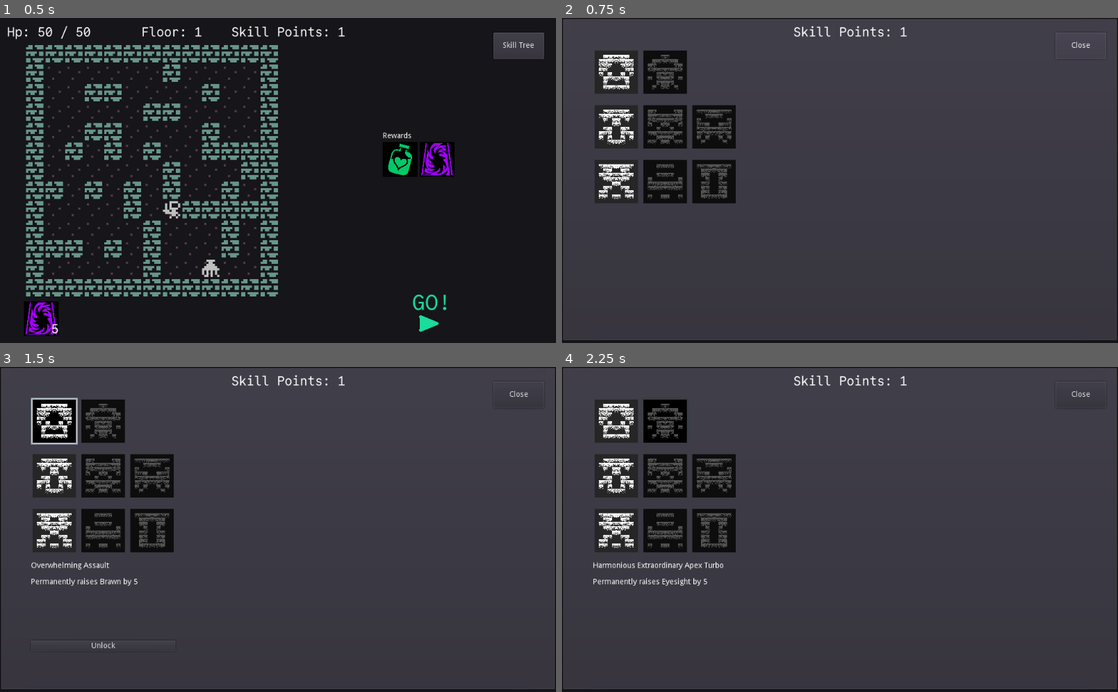
Above: before the commit, frames 1-4 (two rows, left to right).
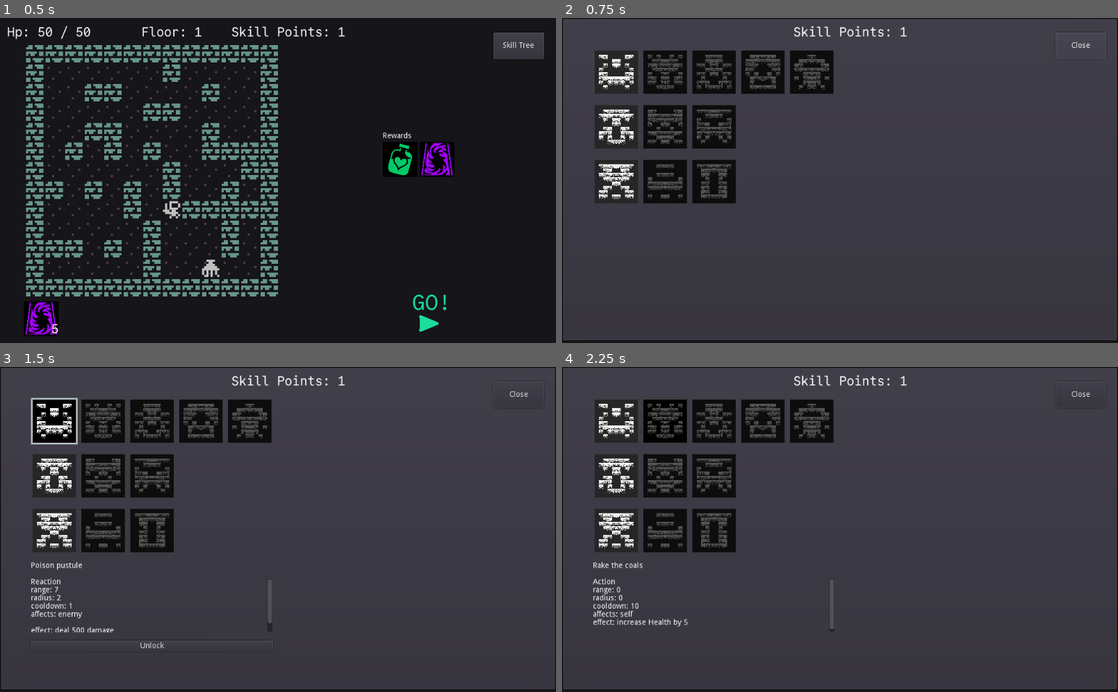
Above: after the commit, the same moments.

Repository: redxaxder/7DRL2024
Game: Godot game, scene res://main.tscn
The game is run twice, just before and just after one commit, with the same random seed, the same clock (stepped at 60 frames per second) and the same inputs.
Inputs (mouse positions are in pixels of both pictures, inside the frame that each line leads up to):
- Up to frame 1 (0.5 s): no input
- Up to frame 2 (0.75 s): click "Skill Tree" at 0.5 s
- Up to frame 3 (1.5 s): click (55, 422) at 1.27 s
- Up to frame 4 (2.25 s): click (667, 422) at 2.02 s

Frame 1 is identical in both runs. In frame 2, 3.1% of the frame differs, in the area x 6-49%, y 10-24%; in frame 3, 3.9%; in frame 4, 3.9%, in the area x 5-49%, y 10-82%.

Commit message:
Working on skills

Diff:
--- a/data/combat_model/Elements.gd
+++ b/data/combat_model/Elements.gd
@@ -2,7 +2,7 @@
 
 class_name Elements
 
-enum Kind {Physical, Fire, Ice, Poison}
+enum Kind {Physical, Fire, Ice, Poison, None}
 
 const ATTACK = [ Stat.Kind.Physical, Stat.Kind.Fire, Stat.Kind.Ice, Stat.Kind.Poison ]
 const DEFENSE = [ Stat.Kind.PhysicalResist, Stat.Kind.FireResist, Stat.Kind.IceResist, Stat.Kind.PoisonResist ]
--- a/data/encounter/EncEvent.gd
+++ b/data/encounter/EncEvent.gd
@@ -76,7 +76,18 @@
 	set_actor(evt, source)
 	evt.timestamp = timestamp
 	evt.is_crit = is_crit
-	evt.damage = max(1,damage)
+
+	var modified_damage = float(damage)
+
+	var attack_stat = Elements.ATTACK[element]
+	var attack_bonus = float(source.stats.get_modified_stat(attack_stat))
+	var source_multiplier = attack_bonus / 100 + 1
+	modified_damage *= source_multiplier
+
+	var resist_multiplier = target.element_resist_multiplier(element)
+	modified_damage *= resist_multiplier
+
+	evt.damage = max(1,modified_damage)
 	evt.element = element
 	return evt
 
--- a/data/encounter/EncounterCore.gd
+++ b/data/encounter/EncounterCore.gd
@@ -26,11 +26,8 @@
 			var source = state.actors[event.actor_idx]
 			if event.damage > 0:
 				var target = state.actors[event.target_idx]
-	# warning-ignore:narrowing_conversion
-				var modified_damage = get_damage_with_element(state, event)
-				modified_damage = max(modified_damage,1)
 				var target_was_bloodied = (float(target.cur_hp) / float(target.stats.max_hp())) < 0.25
-				state.resolve_attack(event.target_idx, modified_damage)
+				state.resolve_attack(event.target_idx, event.damage)
 				var target_is_bloodied = (float(target.cur_hp) / float(target.stats.max_hp())) < 0.25
 				if !target.is_alive():
 					result.append(EncEvent.death_event(event.timestamp, source, target))
@@ -53,16 +50,6 @@
 static func use_ability(actor: CombatEntity, target: Vector2, ability: Ability, timestamp: float) -> Array: # [ EncounterEvent ]
 	if !actor.can_use_ability(ability, timestamp): return []
 	return [EncEvent.ability_event(timestamp, actor, ability, target, ability.effect.element)]
-
-static func get_damage_with_element(state: EncounterState, event: EncounterEvent) -> float:
-	assert(event.kind == EncounterEventKind.Kind.Damage)
-	var damage: float = float(event.damage)
-	assert(damage > 0)
-	var target = state.actors[event.target_idx]
-	var resist_multiplier = target.element_resist_multiplier(event.element)
-	damage *= resist_multiplier
-	assert(damage > 0)
-	return damage
 
 static func handle_ability_activation(state: EncounterState, event: EncounterEvent) -> Array: # [ EncounterEvent ]
 	var ability = event.ability
--- a/data/encounter/EncounterEvent.gd
+++ b/data/encounter/EncounterEvent.gd
@@ -36,4 +36,5 @@
 		"m": ab_name,
 		"an": actor_name,
 		"tn": target_name,
+		"el": Elements.Kind.keys()[element] + " " if true ||  element > 0 else ""
 	}
--- a/data/skills/SkillTree.gd
+++ b/data/skills/SkillTree.gd
@@ -175,6 +175,7 @@
 	# Deal 10 damage to an enemy in a 5 radius (4 cooldown)
 	append_and_create_ability({
 		"label": "Icy Clutch",
+		"element": Elements.Kind.Ice,
 		"trigger": SkillsCore.Trigger.Action,
 		"effect_type": SkillsCore.EffectType.Damage,
 		"ability_range": 0,
@@ -191,6 +192,65 @@
 
 	append_skill(create_ability_skill(aoe_test_ability), 1)
 
+	append_and_create_ability({
+		"label": "Poison pustule",
+		"element": Elements.Kind.Poison,
+		"row": 0,
+			# ***EFFECT***
+		"effect_type":	SkillsCore.EffectType.Damage,
+		"power":			500,
+			# ***EFFECT AIM***
+		"trigger_aim": 	SkillsCore.TriggerAim.Random,
+		"ability_range":  7,
+		"radius":			2,
+		"targets": 		SkillsCore.Target.Enemies,
+			# ***TRIGGER***
+		"trigger": 		SkillsCore.Trigger.Automatic,
+		"filter": 		Activation.Filter.Death,
+		"filter_actor": 	SkillsCore.Target.Enemies,
+		"cooldown_time":	1,
+	})
+
+	append_and_create_ability({
+		"label": "Rake the coals",
+		"element": Elements.Kind.Fire,
+		"row": 0,
+			# ***EFFECT***
+		"effect_type":	SkillsCore.EffectType.StatBuff,
+		"mod_stat": 		Stat.Kind.Health,
+		"power":			5,
+			# ***EFFECT AIM***
+		"trigger_aim": 	SkillsCore.TriggerAim.Self,
+		"ability_range":  0,
+		"radius":			0,
+		"targets": 		SkillsCore.Target.Self,
+			# ***TRIGGER***
+		"trigger": 		SkillsCore.Trigger.Action,
+		"filter": 		Activation.Filter.DamageReceived,
+		"filter_actor": 	SkillsCore.Target.Self,
+		"cooldown_time":	10,
+	})
+
+	append_and_create_ability({
+		"label": "Fiery Fire",
+		"element": Elements.Kind.Fire,
+		"row": 0,
+			# ***EFFECT***
+		"effect_type":	SkillsCore.EffectType.StatBuff,
+		"mod_stat": 		Stat.Kind.Accuracy,
+		"power":			20,
+			# ***EFFECT AIM***
+		"trigger_aim": 	SkillsCore.TriggerAim.Self,
+		"ability_range":  0,
+		"radius":			0,
+		"targets": 		SkillsCore.Target.Self,
+			# ***TRIGGER***
+		"trigger": 		SkillsCore.Trigger.Automatic,
+		"filter": 		Activation.Filter.Movement,
+		"filter_actor": 	SkillsCore.Target.Self,
+		"cooldown_time":	1,
+	})
+
 	append_skill(create_bonus_skill(Stat.Kind.Brawn, 5, SkillName.generate_name()), 0)
 	append_skill(create_bonus_skill(Stat.Kind.Brains, 5, SkillName.generate_name()), 1)
 	append_skill(create_bonus_skill(Stat.Kind.Guts, 5, SkillName.generate_name()), 2)
@@ -199,33 +259,58 @@
 	append_skill(create_bonus_skill(Stat.Kind.Hustle, 5, SkillName.generate_name()), 2)
 
 
+
 	var comment = """
 
 append_and_create_ability(opt : Dictionary)
 
-	effect_type: { Damage, StatBuff }
-							StatBuff effectively includes buff, debuff, "healing"
-
+	***INFO***
+	label: 			String
+	element:		Element.Kind {Physical, Fire, Ice, Poison}
+	row:			int
+
+	***EFFECT***
+	effect_type:	SkillsCore.EffectType { Damage, StatBuff }
 	mod_stat: 		Stat.Kind.Health,
-	trigger: 		{ Action, Automatic }
+	power:			float
+
+	***EFFECT AIM***
+	trigger_aim : 	SkillsCore.TriggerAim { Self, EventSource, EventTarget, Random }
+	ability_range:  float
+	radius:			float
+	targets: 		SkillsCore.Target {Self, Enemies, Allies, Empty }
+
+	***TRIGGER***
+	trigger: 		SkillsCore.Trigger{ Action, Automatic }
+	filter: 		Activation.Filter { DamageDealt, DamageReceived, Death,
+						Movement, Start, Bloodied, Miss, Dodge, Attack }
 	filter_actor : 	SkillsCore.TargetAny or
 					SkillsCore.Target {Self, Enemies, Allies, Empty }
-	trigger_aim : 	SkillsCore.TriggerAim { Self, EventSource, EventTarget, Random }
-	}
-
-
-	var abil: Skill = create_ability_skill(build_ability({
-		"label": SkillName.generate_name(),
-		"trigger": SkillsCore.Trigger.Automatic,
-		"filter": Activation.Filter.DamageDealt,
-		"filter_actor": SkillsCore.TargetAny,
-		"trigger_aim": SkillsCore.TriggerAim.Self,
-		"effect_type": SkillsCore.EffectType.StatBuff,
-		"ability_range": 4,
-		"mod_stat": Stat.Kind.Health,
-		"power": 10,
-		"targets": SkillsCore.Target.Self,
-	}))
+	cooldown_time:	float
+
+
+	***EXAMPLE***
+
+
+	append_and_create_ability({
+		"label": "Fiery Fire",
+		"element": Elements.Kind.Fire,
+		"row": 0,
+			# ***EFFECT***
+		"effect_type":	SkillsCore.EffectType.StatBuff,
+		"mod_stat": 		Stat.Kind.Accuracy,
+		"power":			20,
+			# ***EFFECT AIM***
+		"trigger_aim": 	SkillsCore.TriggerAim.Self,
+		"ability_range":  0,
+		"radius":			0,
+		"targets": 		SkillsCore.Target.Self,
+			# ***TRIGGER***
+		"trigger": 		SkillsCore.Trigger.Automatic,
+		"filter": 		Activation.Filter.Movement,
+		"filter_actor": 	SkillsCore.Target.Self,
+		"cooldown_time":	1,
+	})
 
 
 	SKILL IDEAS
@@ -257,7 +342,9 @@
 # syntactic sugar over like 3 calls to make an ability
 func append_and_create_ability(opt: Dictionary):
 	opt.label = opt.label if opt.label else SkillName.generate_name()
-	var modifiers = opt.modifiers
+	var modifiers = []
+	if opt.has('modifiers') :
+		modifiers = opt.modifiers
 	var row = opt.row
 	opt.erase('modifiers')
 	opt.erase('row')
--- a/playback/ViewHistory.gd
+++ b/playback/ViewHistory.gd
@@ -61,9 +61,9 @@
 	var history_amount = history.size() - 1
 	for i in history_amount:
 		var event = history.get_event(i)
-		add_log_message(event_text(event), i)
+		add_log_message(event_text(event), i, event)
 	for i in extra_messages.size():
-		add_log_message(extra_messages[i], i + history_amount)
+		add_log_message(extra_messages[i], i + history_amount, null)
 	# _end()
 	play()
 
@@ -94,9 +94,9 @@
 			return "{time}: {an} activated ability {m}".format(evt.dict())
 		EncounterEventKind.Kind.Damage:
 			if evt.is_crit:
-				return "{time}: Critical hit! {tn} took {d} damage!!!".format(evt.dict())
+				return "{time}: Critical hit! {tn} took {d} {el}damage!!!".format(evt.dict())
 			else:
-				return "{time}: {tn} took {d} damage!".format(evt.dict())
+				return "{time}: {tn} took {d} {el}damage!".format(evt.dict())
 		EncounterEventKind.Kind.StatChange:
 			var gained = "gained"
 			if evt.damage < 0:
@@ -108,8 +108,17 @@
 	return ""
 
 
-func add_log_message(text: String, index: int):
+func add_log_message(text: String, index: int, evt: EncounterEvent):
 	var log_node = preload("res://playback/log_line.tscn").instance()
+
+	if evt:
+		if evt.kind == EncounterEventKind.Kind.AbilityActivation:
+			log_node.modulate = Color.cyan
+		if evt.kind == EncounterEventKind.Kind.Death:
+			log_node.modulate = Color.red
+	else:
+		log_node.modulate = Color("#ff2bfa")
+
 	log_node.set_label(text)
 	log_node.connect("pressed", self, "log_line_click", [index])
 	get_node("%combat_log").add_child(log_node)
